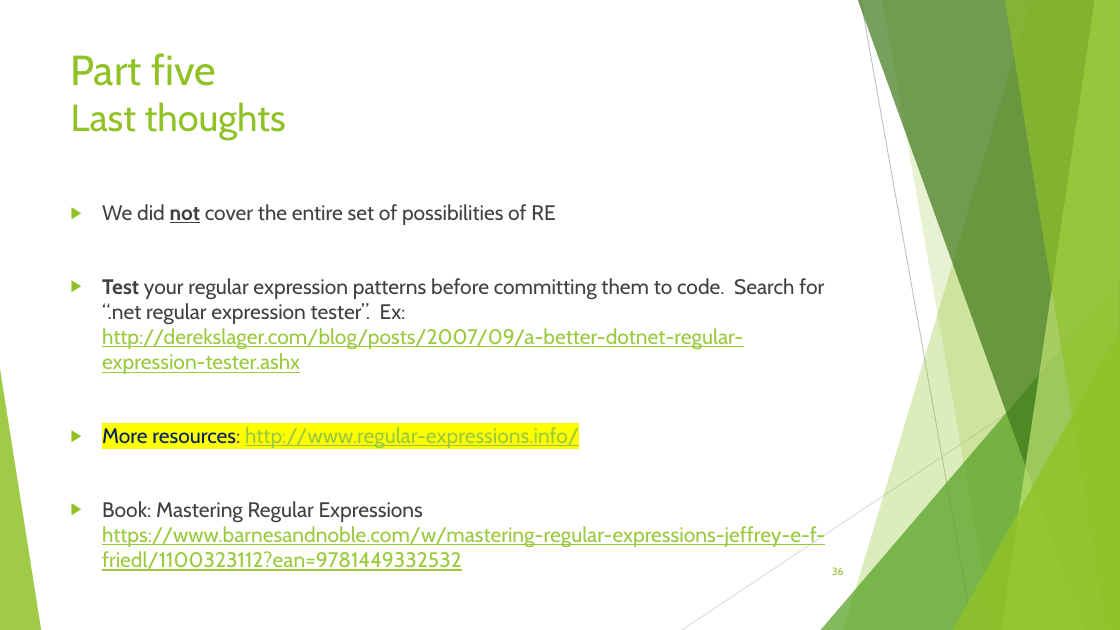
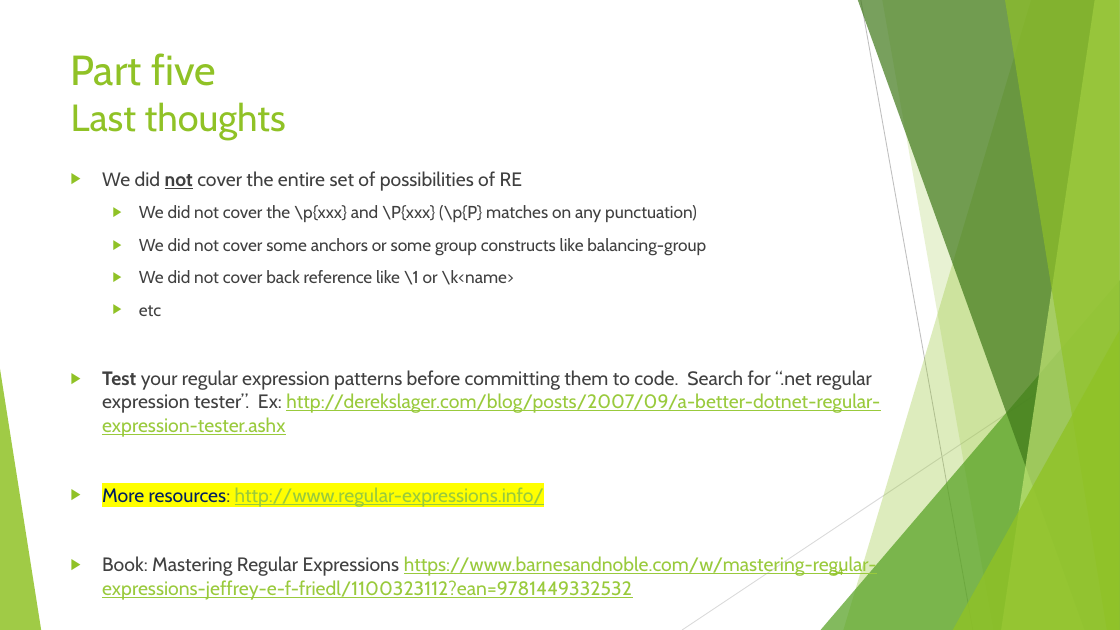
Before and after one commit to avifarah/RegularExpressionsTalk, a slide deck: slide 34 of Regular expression.pptx (slide 36 before the commit). Drawn at 1120x630 pixels with LibreOffice and Linux fonts; fonts in the diff are those of the drawing. Boxes give left, top, right and bottom in pixels: in the first picture for what was removed or moved away, otherwise in the second. Text is boxed around its words. In the diff, an @@ line names an element or a change of style, - is before the commit and + after.

```diff
--- a/Regular expression.pptx
+++ b/Regular expression.pptx
@@ text "We did not cover the ...": place and size @@
-text "We did not cover the ..." at (102,204,825,571)
+text "We did not cover the ..." at (102,171,880,600)
@@ text at (102,171,880,600): size 18 to 16.6 pt in "We did not cover the entire set ...", "Test your regular expression patterns before committing ...", "More resources: http://www.regular-expressions.info/", "Book: Mastering Regular Expressions https://www.barnesandnob ..." @@
@@ text at (139,205,706,316): paragraphs added @@
+  ▶ We did not cover the \p{xxx} and \P{xxx} (\p{P} matches on any punctuation)
+  ▶ We did not cover some anchors or some group constructs like balancing-group
+  ▶ We did not cover back reference like \1 or \k<name>
+  ▶ etc
@@ page number at (832,567,844,579): text changed @@
-36
+34
```
Also in this commit, not shown: 2 other slides changed, 2 slides removed.
